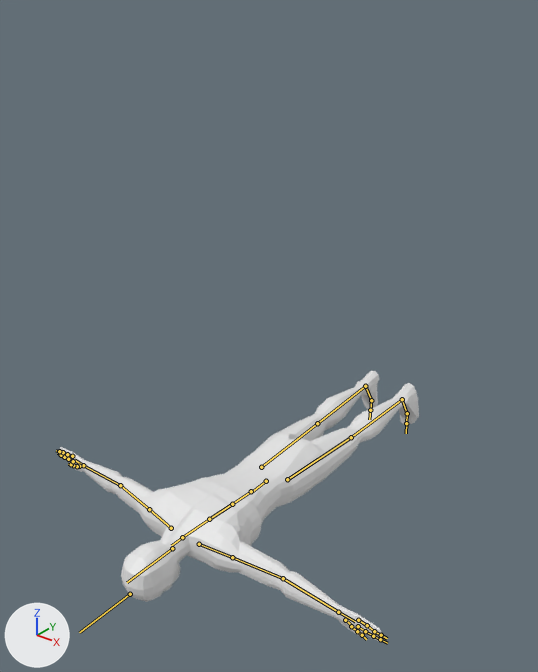
Renders of the FBX model isometricBranchingGame/Assets/Models/characters/MixamoTest/playerAnimations.fbx from each side of a commit.
Both versions are drawn from a 50 mm lens placed at (1.7, -3.2, 1.97), pointed at (-0.08, -0.97, 0.59). Every picture has the same lights, and +X, +Y and +Z are marked at lower left. The bones that bend it are drawn over the model as lines.

Names of what the first picture shows: 'med-poly_Cube.001'.
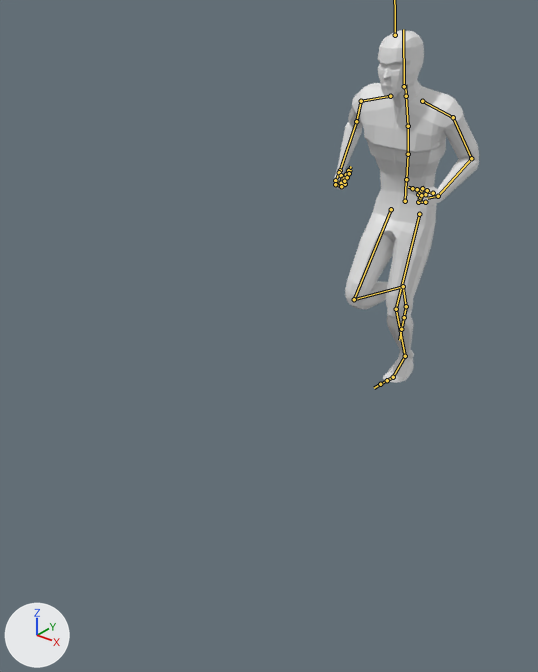
The newer file adds an action. The first version stands in its rest pose; the second is drawn at frame 11 of the action 'Character|Run'.

Changed parts and their boxes [x1, y1, x2, y2] in the pictures (538 x 672 px):
'med-poly_Cube.001', posed (59% narrower, 30% taller): before [60, 371, 419, 642]; after [334, 30, 479, 383]
bone 'mixamorig:Hips', root to tip: before (266, 481) to (252, 492); after (405, 201) to (406, 181)
bone 'mixamorig:Spine', root to tip: before (251, 491) to (232, 504); after (406, 179) to (408, 154)
bone 'mixamorig:Spine1', root to tip: before (232, 504) to (209, 519); after (408, 154) to (408, 126)
bone 'mixamorig:Spine2', root to tip: before (209, 519) to (181, 538); after (408, 126) to (406, 95)
bone 'mixamorig:Neck', root to tip: before (182, 537) to (171, 545); after (406, 96) to (405, 84)
bone 'mixamorig:Head', root to tip: before (172, 548) to (127, 582); after (404, 86) to (403, 29)
bone 'mixamorig:LeftShoulder', root to tip: before (199, 544) to (232, 557); after (422, 101) to (453, 117)
bone 'mixamorig:LeftArm', root to tip: before (232, 557) to (283, 578); after (453, 117) to (471, 158)
bone 'mixamorig:LeftForeArm', root to tip: before (283, 578) to (338, 612); after (471, 158) to (438, 196)
bone 'mixamorig:LeftHand', root to tip: before (338, 612) to (355, 621); after (438, 196) to (427, 198)
bone 'mixamorig:LeftHandThumb1', root to tip: before (345, 620) to (352, 626); after (433, 193) to (426, 192)
bone 'mixamorig:LeftHandIndex1', root to tip: before (358, 626) to (365, 631); after (425, 194) to (418, 194)
bone 'mixamorig:LeftHandIndex2', root to tip: before (365, 631) to (373, 636); after (418, 194) to (420, 192)
bone 'mixamorig:LeftHandMiddle1', root to tip: before (358, 620) to (367, 625); after (425, 202) to (418, 202)
bone 'mixamorig:LeftHandMiddle2', root to tip: before (367, 625) to (374, 631); after (418, 202) to (420, 199)
bone 'mixamorig:RightShoulder', root to tip: before (171, 528) to (149, 509); after (390, 96) to (361, 101)
bone 'mixamorig:RightArm', root to tip: before (149, 509) to (120, 485); after (361, 101) to (356, 121)
bone 'mixamorig:RightForeArm', root to tip: before (120, 485) to (83, 465); after (356, 121) to (340, 170)
bone 'mixamorig:RightHand', root to tip: before (83, 465) to (74, 460); after (340, 170) to (336, 180)
bone 'mixamorig:RightHandThumb1', root to tip: before (79, 466) to (76, 465); after (339, 172) to (340, 176)
bone 'mixamorig:RightHandIndex1', root to tip: before (73, 461) to (68, 459); after (335, 180) to (341, 183)
bone 'mixamorig:RightHandIndex2', root to tip: before (68, 459) to (64, 457); after (341, 183) to (344, 178)
bone 'mixamorig:RightHandMiddle1', root to tip: before (72, 456) to (67, 454); after (335, 184) to (341, 186)
bone 'mixamorig:RightHandMiddle2', root to tip: before (67, 454) to (63, 452); after (341, 186) to (344, 181)
bone 'mixamorig:LeftUpLeg', root to tip: before (287, 479) to (351, 437); after (419, 214) to (396, 309)
bone 'mixamorig:LeftLeg', root to tip: before (351, 437) to (402, 399); after (396, 309) to (405, 356)
bone 'mixamorig:LeftFoot', root to tip: before (402, 399) to (407, 413); after (405, 356) to (393, 377)
bone 'mixamorig:RightUpLeg', root to tip: before (261, 467) to (317, 423); after (391, 209) to (354, 299)
bone 'mixamorig:RightLeg', root to tip: before (317, 423) to (365, 386); after (354, 299) to (403, 286)
bone 'mixamorig:RightToeBase', root to tip: before (371, 400) to (370, 410); after (406, 306) to (404, 317)

The change in detail:
Bone 'mixamorig:Hips' (bone_mixamorig_hips) moves from (0.0, 0.0, 0.0) to (0.006, -1.121, -1.096).
Bone 'mixamorig:Hips' (bone_mixamorig_hips) turns from (0, 0, 0) to (-86, 0, -5) degrees about its own x, y and z.
Bone 'mixamorig:Spine' (bone_mixamorig_spine) turns from (0, 0, 0) to (5, 0, -1) degrees about its own x, y and z.
Bone 'mixamorig:Spine1' (bone_mixamorig_spine1) turns from (0, 0, 0) to (11, 0, -2) degrees about its own x, y and z.
Bone 'mixamorig:Spine2' (bone_mixamorig_spine2) turns from (0, 0, 0) to (11, 0, -2) degrees about its own x, y and z.
Bone 'mixamorig:Neck' (bone_mixamorig_neck) turns from (0, 0, 0) to (-7, -2, 1) degrees about its own x, y and z.
Bone 'mixamorig:Head' (bone_mixamorig_head) turns from (0, 0, 0) to (-16, -7, 7) degrees about its own x, y and z.
Bone 'mixamorig:LeftShoulder' (bone_mixamorig_leftshoulder) turns from (0, 0, 0) to (10, 2, 4) degrees about its own x, y and z.
Bone 'mixamorig:LeftArm' (bone_mixamorig_leftarm) turns from (0, 0, 0) to (49, -2, -4) degrees about its own x, y and z.
Bone 'mixamorig:LeftForeArm' (bone_mixamorig_leftforearm) turns from (0, 0, 0) to (18, -13, 84) degrees about its own x, y and z.
Bone 'mixamorig:LeftHand' (bone_mixamorig_lefthand) turns from (0, 0, 0) to (-5, 6, 33) degrees about its own x, y and z.
Bone 'mixamorig:LeftHandThumb1' (bone_mixamorig_lefthandthumb1) turns from (0, 0, 0) to (30, 2, -1) degrees about its own x, y and z.
Bone 'mixamorig:LeftHandIndex1' (bone_mixamorig_lefthandindex1) turns from (0, 0, 0) to (74, -4, -4) degrees about its own x, y and z.
Bone 'mixamorig:LeftHandIndex2' (bone_mixamorig_lefthandindex2) turns from (0, 0, 0) to (77, -5, 4) degrees about its own x, y and z.
Bone 'mixamorig:LeftHandMiddle1' (bone_mixamorig_lefthandmiddle1) turns from (0, 0, 0) to (77, -4, -10) degrees about its own x, y and z.
Bone 'mixamorig:LeftHandMiddle2' (bone_mixamorig_lefthandmiddle2) turns from (0, 0, 0) to (77, -4, 5) degrees about its own x, y and z.
Bone 'mixamorig:RightShoulder' (bone_mixamorig_rightshoulder) turns from (0, 0, 0) to (7, -2, -4) degrees about its own x, y and z.
Bone 'mixamorig:RightArm' (bone_mixamorig_rightarm) turns from (0, 0, 0) to (48, -13, 19) degrees about its own x, y and z.
Bone 'mixamorig:RightForeArm' (bone_mixamorig_rightforearm) turns from (0, 0, 0) to (17, 13, -73) degrees about its own x, y and z.
Bone 'mixamorig:RightHand' (bone_mixamorig_righthand) turns from (0, 0, 0) to (0, -1, -33) degrees about its own x, y and z.
Bone 'mixamorig:RightHandThumb1' (bone_mixamorig_righthandthumb1) turns from (0, 0, 0) to (31, -7, 4) degrees about its own x, y and z.
Bone 'mixamorig:RightHandIndex1' (bone_mixamorig_righthandindex1) turns from (0, 0, 0) to (81, -2, 2) degrees about its own x, y and z.
Bone 'mixamorig:RightHandIndex2' (bone_mixamorig_righthandindex2) turns from (0, 0, 0) to (90, 7, -5) degrees about its own x, y and z.
Bone 'mixamorig:RightHandMiddle1' (bone_mixamorig_righthandmiddle1) turns from (0, 0, 0) to (90, 2, 11) degrees about its own x, y and z.
Bone 'mixamorig:RightHandMiddle2' (bone_mixamorig_righthandmiddle2) turns from (0, 0, 0) to (83, 5, -5) degrees about its own x, y and z.
Bone 'mixamorig:LeftUpLeg' (bone_mixamorig_leftupleg) turns from (0, 0, 0) to (18, 1, -7) degrees about its own x, y and z.
Bone 'mixamorig:LeftLeg' (bone_mixamorig_leftleg) turns from (0, 0, 0) to (-49, 1, -2) degrees about its own x, y and z.
Bone 'mixamorig:LeftFoot' (bone_mixamorig_leftfoot) turns from (0, 0, 0) to (34, 6, 7) degrees about its own x, y and z.
Bone 'mixamorig:RightUpLeg' (bone_mixamorig_rightupleg) turns from (0, 0, 0) to (32, 5, -3) degrees about its own x, y and z.
Bone 'mixamorig:RightLeg' (bone_mixamorig_rightleg) turns from (0, 0, 0) to (-110, 4, 0) degrees about its own x, y and z.
Bone 'mixamorig:RightToeBase' (bone_mixamorig_righttoebase) turns from (0, 0, 0) to (13, -7, 9) degrees about its own x, y and z.
